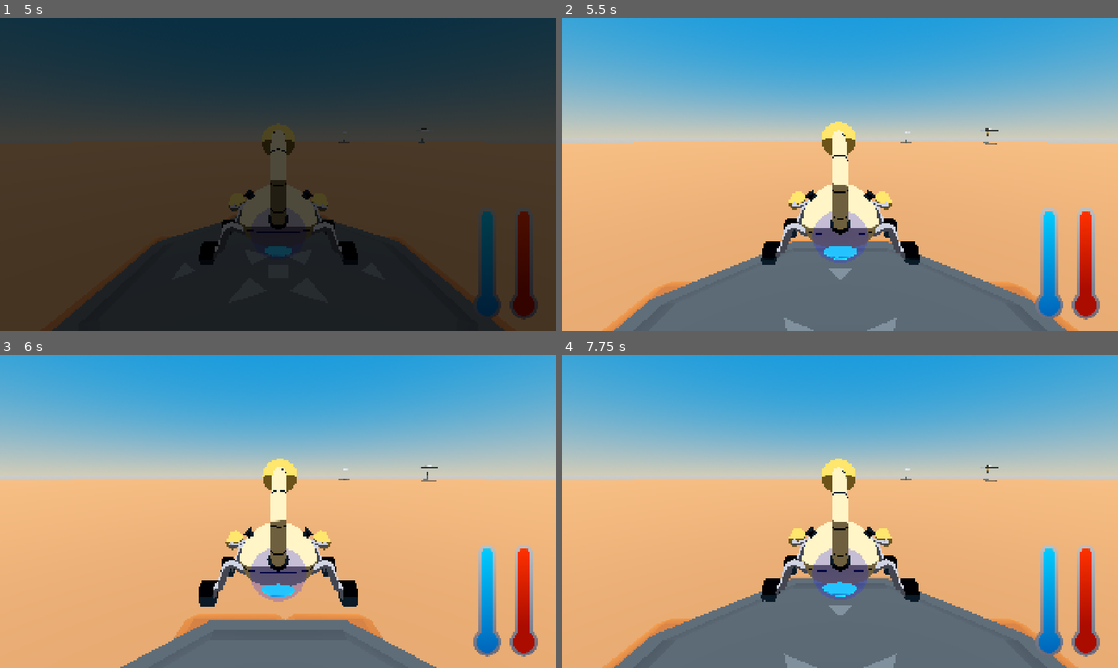
Above: before the commit, frames 1-4 (two rows, left to right).
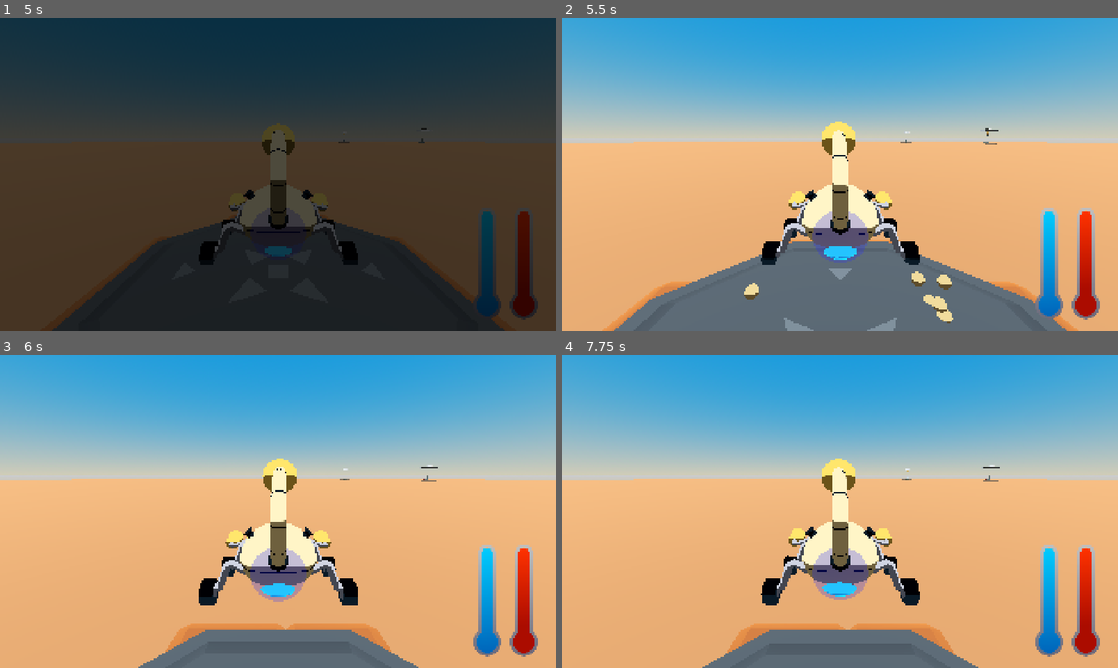
Above: after the commit, the same moments.

Repository: AldanaDiego/GameOff2025
Game: Godot game, scene res://scenes/main/scene_manager.tscn
The game is run twice, just before and just after one commit, with the same random seed, the same clock (stepped at 60 frames per second) and the same inputs.
Inputs (mouse positions are in pixels of both pictures, inside the frame that each line leads up to):
- Up to frame 1 (5 s): tap Enter at 0.5 s; move the mouse to (400, 158) at 0.52 s; hold E (menu_tab_right) 0.53-1.28 s; tap Shift at 0.6, 3.6 s; click (400, 158) at 0.67 s; tap Space at 0.77, 1.52, 4.25, 4.52 s; move the mouse to (166, 190) at 1.27 s; hold S (move_down) 1.28-2 s; tap Ctrl at 1.35, 4.35 s; click "Start" at 2 s; click "Start" at 2.75 s; move the mouse to (333, 105) at 3.52 s; hold E (menu_tab_right) 3.53-4.28 s; move the mouse to (250, 237) at 4.27 s; hold W (move_up) from 4.28 s (still down); click (250, 237) at 4.42 s
- Up to frame 2 (5.5 s): move the mouse to (1006, 221) at 5.02 s; release W (move_up) at 5.03 s; hold Q (menu_tab_left) from 5.03 s (still down); tap Shift at 5.1 s; tap Space at 5.27 s
- Up to frame 3 (6 s): keep holding Q (menu_tab_left); tap F (drill_menu_ok) at 5.65 s; move the mouse to (111, 464) at 5.77 s; tap Ctrl at 5.85 s
- Up to frame 4 (7.75 s): tap Space at 6.02, 7.52 s; move the mouse to (867, 511) at 6.52 s; release Q (menu_tab_left) at 6.53 s; hold S (move_down) 6.53-7.28 s; tap Shift at 6.6 s; click (867, 511) at 6.67 s; move the mouse to (756, 433) at 7.27 s; hold E (menu_tab_right) from 7.28 s (still down); tap Ctrl at 7.35 s

Frame 1 is identical in both runs. In frame 2, 0.5% of the frame differs, in the area x 32-71%, y 80-98%; in frame 3, 2.5%; in frame 4, 11%, in the area x 7-93%, y 35-100%.

Commit message:
Player dust vfx

Diff:
--- a/scenes/game/player.tscn
+++ b/scenes/game/player.tscn
@@ -41,10 +41,45 @@
 radius = 0.75
 height = 3.0
 
-[node name="Player" type="VehicleBody3D" groups=["Player"]]
+[sub_resource type="StandardMaterial3D" id="StandardMaterial3D_wwvfn"]
+transparency = 1
+diffuse_mode = 3
+specular_mode = 1
+vertex_color_use_as_albedo = true
+roughness = 0.0
+
+[sub_resource type="Curve" id="Curve_68xwl"]
+_data = [Vector2(0, 0), 0.0, 0.0, 0, 0, Vector2(0.112981, 1), 0.0, 0.0, 0, 0, Vector2(0.673077, 1), 0.0, 0.0, 0, 0, Vector2(1, 0), 0.0, 0.0, 0, 0]
+point_count = 4
+
+[sub_resource type="CurveTexture" id="CurveTexture_wwvfn"]
+curve = SubResource("Curve_68xwl")
+
+[sub_resource type="Curve" id="Curve_t8yk2"]
+_data = [Vector2(0, 0), 0.0, 0.0, 0, 0, Vector2(0.173077, 1), 0.0, 0.0, 0, 0, Vector2(0.519231, 1), 0.0, 0.0, 0, 0, Vector2(1, 0.4643), 0.0, 0.0, 0, 0]
+point_count = 4
+
+[sub_resource type="CurveTexture" id="CurveTexture_m5ugi"]
+curve = SubResource("Curve_t8yk2")
+
+[sub_resource type="ParticleProcessMaterial" id="ParticleProcessMaterial_t8yk2"]
+emission_shape_scale = Vector3(0.25, 0.1, 0.2)
+emission_shape = 3
+emission_box_extents = Vector3(1, 1, 1)
+gravity = Vector3(0, 0.1, 0)
+scale_curve = SubResource("CurveTexture_m5ugi")
+color = Color(0.852826, 0.724319, 0.460868, 1)
+alpha_curve = SubResource("CurveTexture_wwvfn")
+
+[sub_resource type="SphereMesh" id="SphereMesh_m5ugi"]
+radius = 0.1
+height = 0.2
+
+[node name="Player" type="VehicleBody3D" node_paths=PackedStringArray("_wheel_dust") groups=["Player"]]
 physics_material_override = SubResource("PhysicsMaterial_u3rb4")
 center_of_mass_mode = 1
 script = ExtResource("1_6w7gq")
+_wheel_dust = [NodePath("BackLeft/WheelDust"), NodePath("BackRight/WheelDust")]
 
 [node name="scorpion" parent="." instance=ExtResource("2_dd427")]
 transform = Transform3D(0.5, 0, 0, 0, 0.5, 0, 0, 0, 0.5, 0, 0.309663, -0.0925105)
@@ -127,6 +162,14 @@
 
 [node name="wheel" parent="BackLeft" instance=ExtResource("3_u3rb4")]
 
+[node name="WheelDust" type="GPUParticles3D" parent="BackLeft"]
+transform = Transform3D(1, 0, 0, 0, 1, 0, 0, 0, 1, 0, -0.1, 0)
+material_override = SubResource("StandardMaterial3D_wwvfn")
+emitting = false
+amount = 50
+process_material = SubResource("ParticleProcessMaterial_t8yk2")
+draw_pass_1 = SubResource("SphereMesh_m5ugi")
+
 [node name="BackRight" type="VehicleWheel3D" parent="."]
 transform = Transform3D(1, 0, 0, 0, 1, 0, 0, 0, 1, -1.376, 0.25, -0.69)
 use_as_traction = true
@@ -139,6 +182,14 @@
 
 [node name="wheel" parent="BackRight" instance=ExtResource("3_u3rb4")]
 
+[node name="WheelDust" type="GPUParticles3D" parent="BackRight"]
+transform = Transform3D(1, 0, 0, 0, 1, 0, 0, 0, 1, 0, -0.1, 0)
+material_override = SubResource("StandardMaterial3D_wwvfn")
+emitting = false
+amount = 50
+process_material = SubResource("ParticleProcessMaterial_t8yk2")
+draw_pass_1 = SubResource("SphereMesh_m5ugi")
+
 [node name="FrontRight" type="VehicleWheel3D" parent="."]
 transform = Transform3D(1, 0, 0, 0, 1, 0, 0, 0, 1, -1.282, 0.25, 0.506)
 use_as_steering = true
--- a/scripts/game/player.gd
+++ b/scripts/game/player.gd
@@ -12,24 +12,30 @@
 
 enum PlayerState { INACTIVE, IDLE, DRILL_CHARGE, DRILL, RADAR_CHARGE, RADAR }
 
+@export var _wheel_dust: Array[GPUParticles3D]
+
 @onready var camera_controller: Node3D = $CameraController
 @onready var _animation: AnimationPlayer = $scorpion/AnimationPlayer
 
 var _state: PlayerState
 var _drill_button_pressed: float
 var _drill_action_timer: Timer
+var _current_water_spot: WaterSpot
+var _speed_stage: int
 
 func _ready() -> void:
     _animation.playback_default_blend_time = 1
     _drill_button_pressed = 0.0
     _state = PlayerState.IDLE
     _drill_action_timer = GlobalTools.add_timer_node(self, DRILL_ACTION_DURATION)
+    _current_water_spot = null
+    _speed_stage = 0
 
 func _physics_process(delta) -> void:
     if Input.is_action_just_pressed("drill_menu_ok"):
         _state = PlayerState.DRILL_CHARGE
         _drill_button_pressed = 0.0
-        brake = 5
+        brake = 1
         #TODO play animation
 
     elif Input.is_action_pressed("drill_menu_ok"):
@@ -71,6 +77,13 @@
         else:
             _animation.play("Drive_Backward" if engine_force < 0 else "Drive_Forward")
 
+    var new_speed_stage: int = floori(linear_velocity.length() / 3.5)
+    if _speed_stage != new_speed_stage:
+        _speed_stage = new_speed_stage
+        for particles in _wheel_dust:
+            particles.emitting = _speed_stage > 0
+            particles.amount_ratio = 0.5 if _speed_stage < 2 else 1.0
+
 ## Digs into the ground interacting with a nearby [class WaterSpot]
 func _start_drill_action() -> void:
     _state = PlayerState.DRILL
@@ -78,7 +91,13 @@
     print_debug("Digging!")
     _drill_action_timer.start()
     await _drill_action_timer.timeout
+    if _current_water_spot != null:
+        _current_water_spot.extract()
     print_debug("Finished diggin!")
     brake = 0
     _state = PlayerState.IDLE
     #TODO play animation, dig
+
+## Updates references to WaterSpot when entering or leaving their Area3D
+func set_current_water_spot(spot: WaterSpot) -> void:
+    _current_water_spot = spot
--- a/scripts/game/water_spot.gd
+++ b/scripts/game/water_spot.gd
@@ -7,10 +7,15 @@
     _area.body_entered.connect(_on_body_entered)
     _area.body_exited.connect(_on_body_exited)
 
+## Called when Player digs on this area
+func extract() -> void:
+    print_debug("Water extracted")
+    pass #TODO
+
 func _on_body_entered(body: Node3D) -> void:
     if body.is_in_group("Player"):
-        pass #TODO water area monitor player
+        (body as Player).set_current_water_spot(self)
 
 func _on_body_exited(body: Node3D) -> void:
     if body.is_in_group("Player"):
-        pass #TODO water area monitor player
+        (body as Player).set_current_water_spot(null)
Not shown: 1 places in scenes/game/player.tscn that only renumber resources
